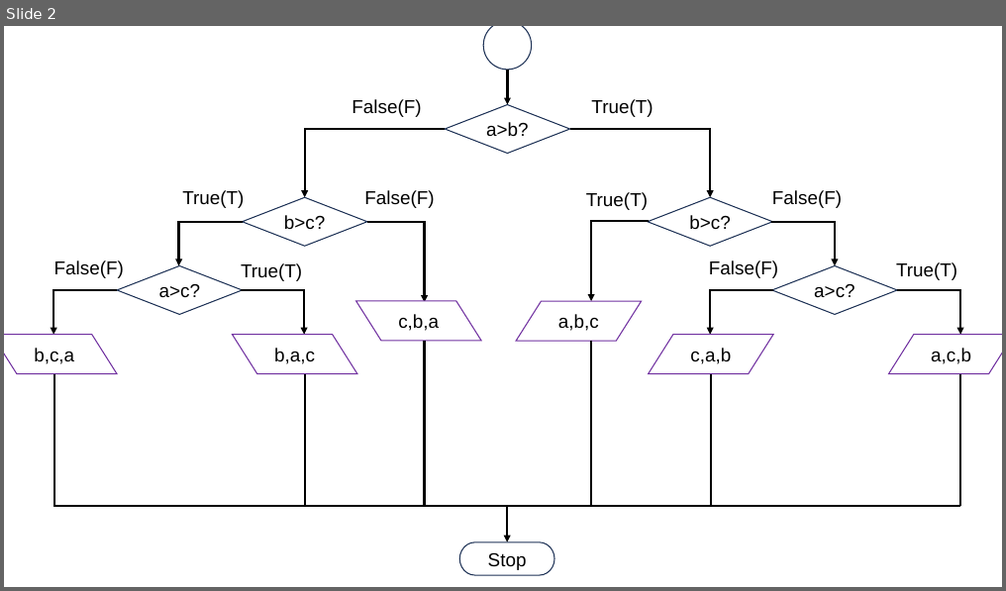
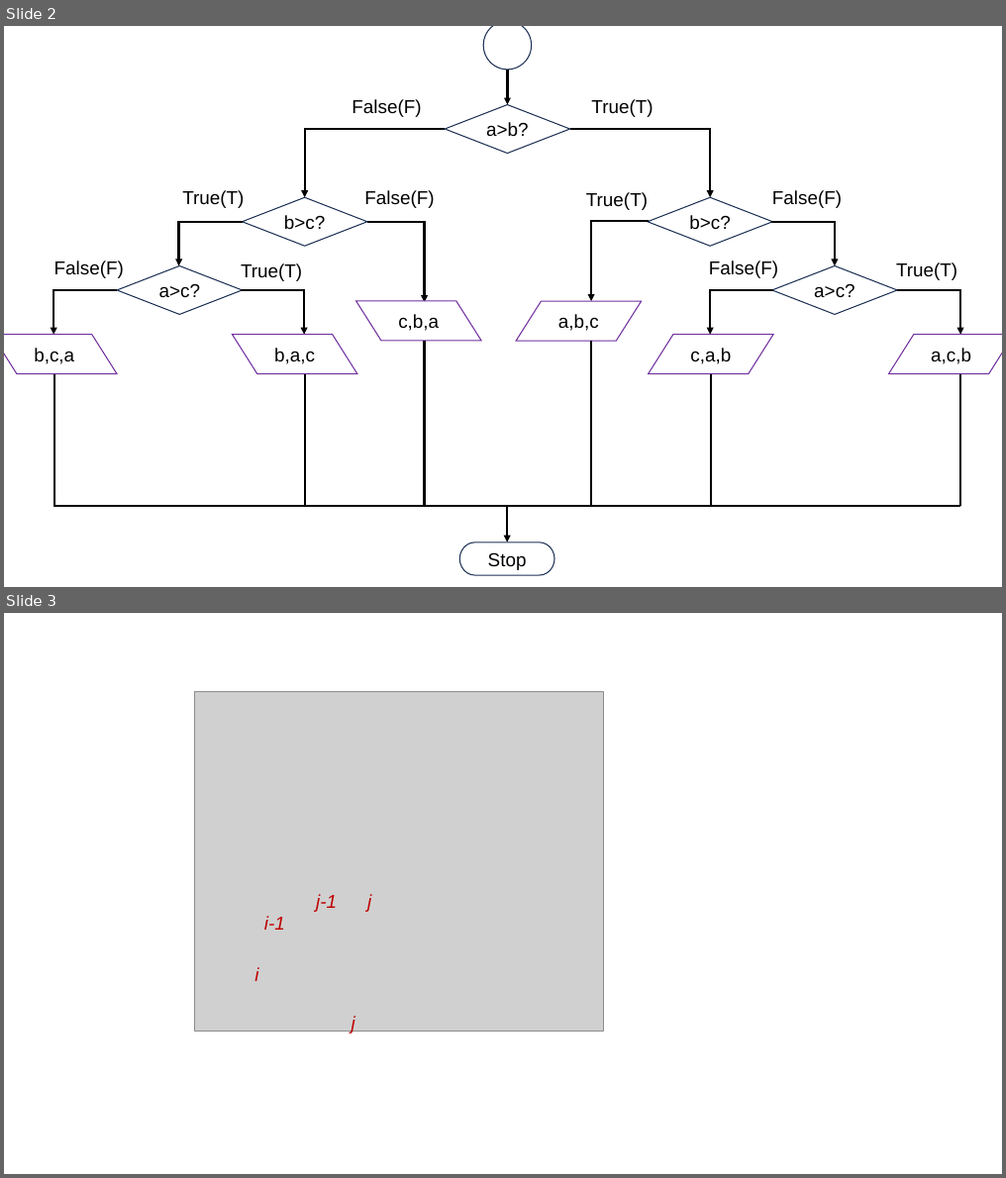
Before and after one commit to Happy-silly-cat/ESE5023_Assignments_12631523, a slide deck: PS1/PS1.pptx. Shown one above the other, each under a label of ours: slide 2 before the commit, slides 2 and 3 after it. The pictures are 1006x591 and 1006x1178 pixels, drawn with LibreOffice and Linux fonts; fonts in the diff are those of the drawing; grey boxes stand for pictures. Boxes give left, top, right and bottom in pixels: in the first picture for what was removed or moved away, otherwise in the second. Text is boxed around its words. In the diff, an @@ line names an element or a change of style, - is before the commit and + after.

```diff
--- a/PS1/PS1.pptx
+++ b/PS1/PS1.pptx
@@ slide 3 added at bbox=[4, 613, 1002, 1174], background #FFFFFF @@
@@ picture added at bbox=[194, 692, 603, 1032] @@
@@ text added at bbox=[316, 894, 337, 912], 18 pt, text #C00000, italic @@
+j-1
@@ text added at bbox=[367, 894, 371, 912], 18 pt, text #C00000, italic @@
+j
@@ text added at bbox=[264, 916, 285, 930], 18 pt, text #C00000, italic @@
+i-1
@@ text added at bbox=[254, 967, 258, 981], 18 pt, text #C00000, italic @@
+i
@@ text added at bbox=[351, 1016, 355, 1035], 18 pt, text #C00000, italic @@
+j
```
Also in this commit, not shown: 1 other file.
